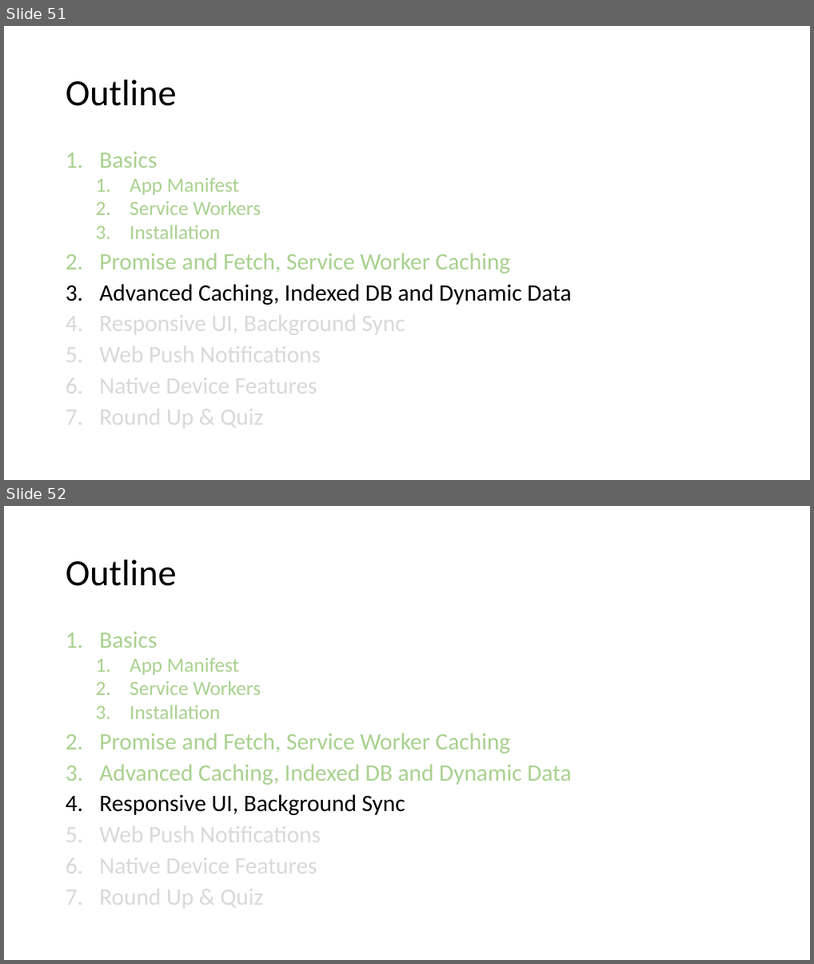
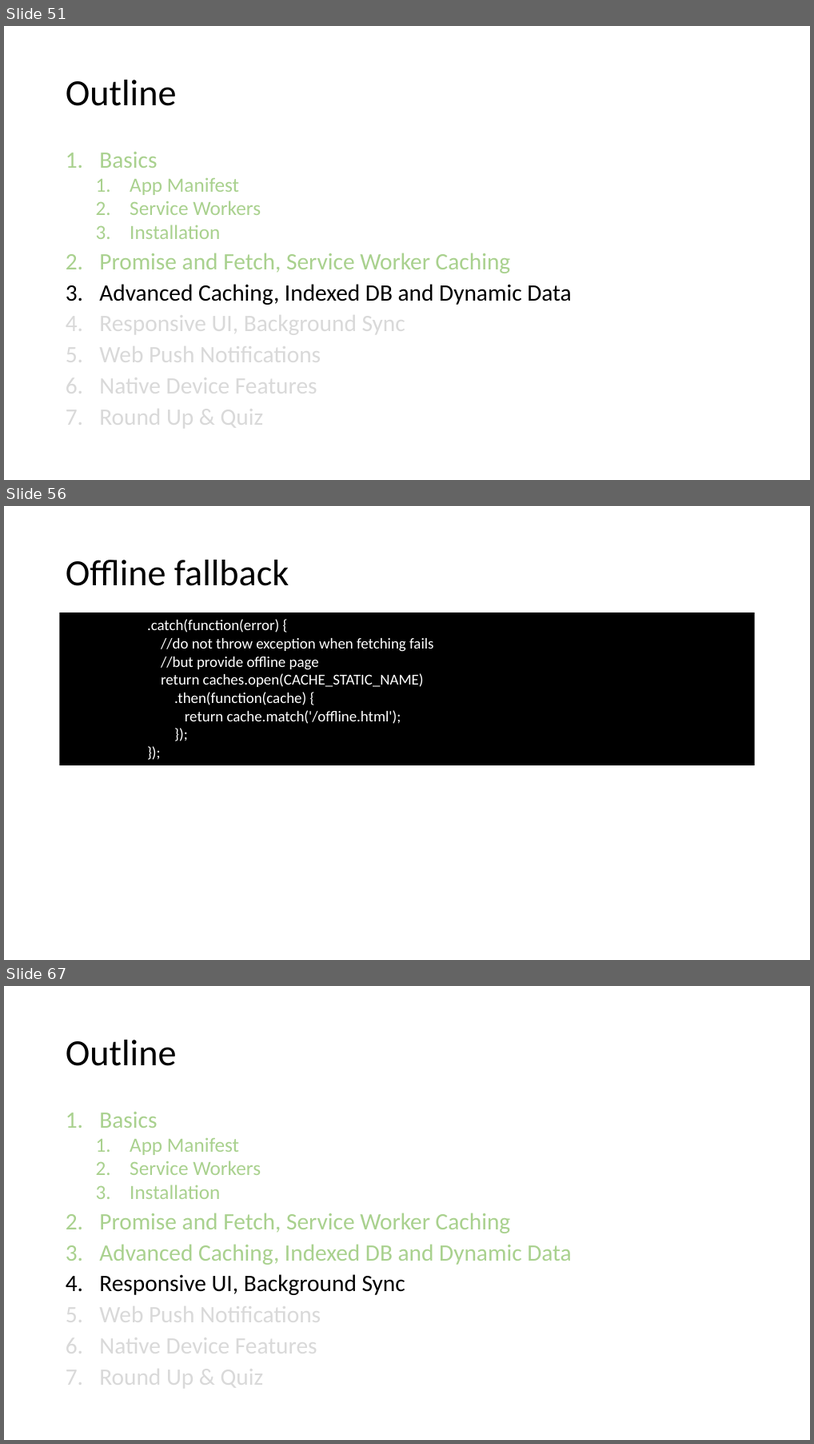
Before and after one commit to SteveNox/PWACourseProgress, a slide deck: course/Progressive Web Apps.pptx. Shown one above the other, each under a label of ours: slides 51 and 52 before the commit, slides 51, 56 and 67 after it; the slides between them are not shown. The pictures are 814x964 and 814x1444 pixels, drawn with LibreOffice and Linux fonts; fonts in the diff are those of the drawing. Boxes give left, top, right and bottom in pixels: in the first picture for what was removed or moved away, otherwise in the second. Text is boxed around its words. In the diff, an @@ line names an element or a change of style, - is before the commit and + after.

```diff
--- a/course/Progressive Web Apps.pptx
+++ b/course/Progressive Web Apps.pptx
@@ slide 56 added at box(4, 506, 810, 960), background #FFFFFF @@
@@ title added at box(66, 560, 289, 586), 44 pt, text #000000 @@
+Offline fallback
@@ rectangle added at box(60, 612, 755, 765), fill #000000, 18 pt, text #FFFFFF @@
+.catch(function(error) {
+//do not throw exception when fetching fails
+//but provide offline page
+return caches.open(CACHE_STATIC_NAME)
+.then(function(cache) {
+return cache.match('/offline.html');
+});
+});
@@ what was slide 52 is now slide 67 @@
```
Also in this commit, not shown: 14 other slides added, 5 other files.
